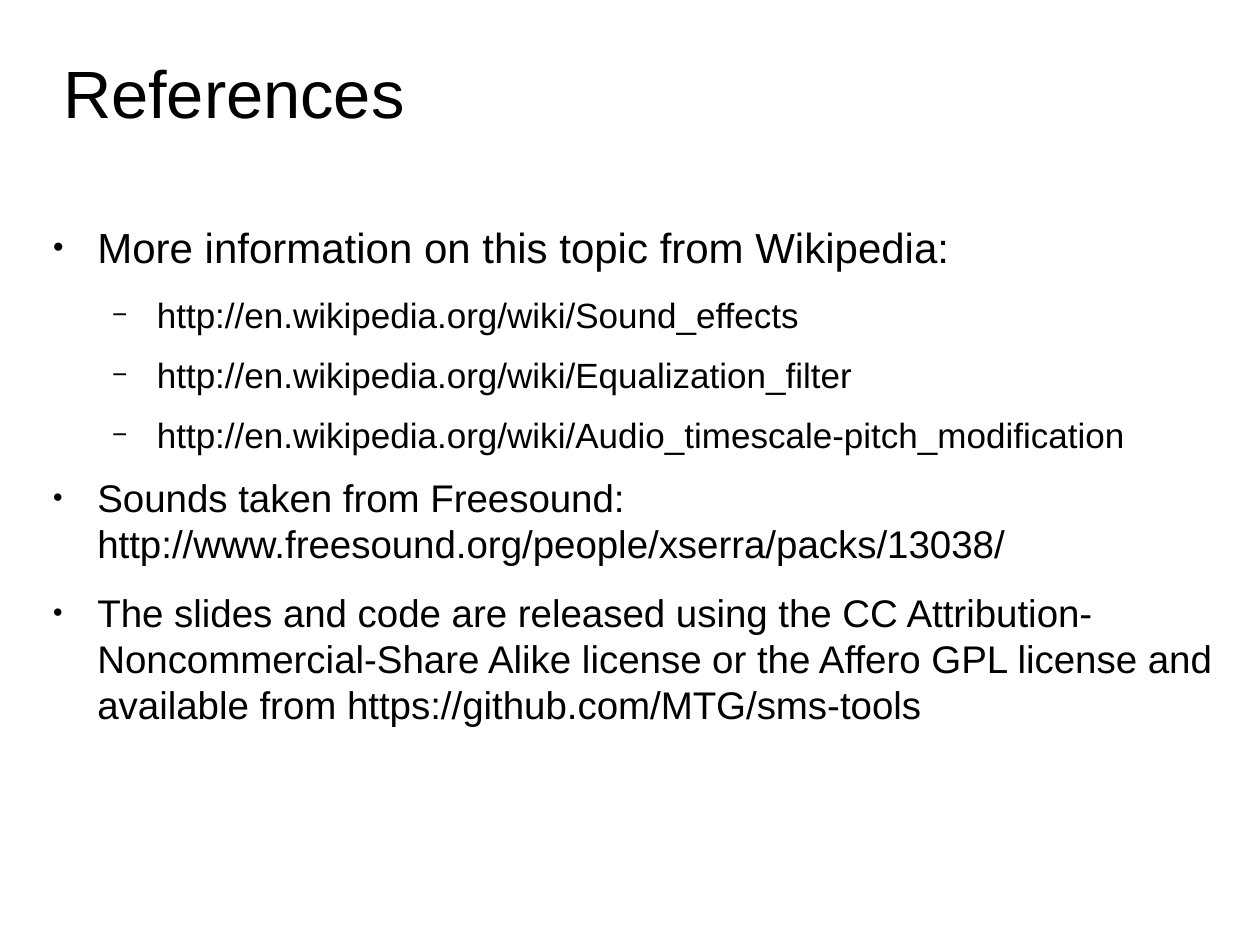
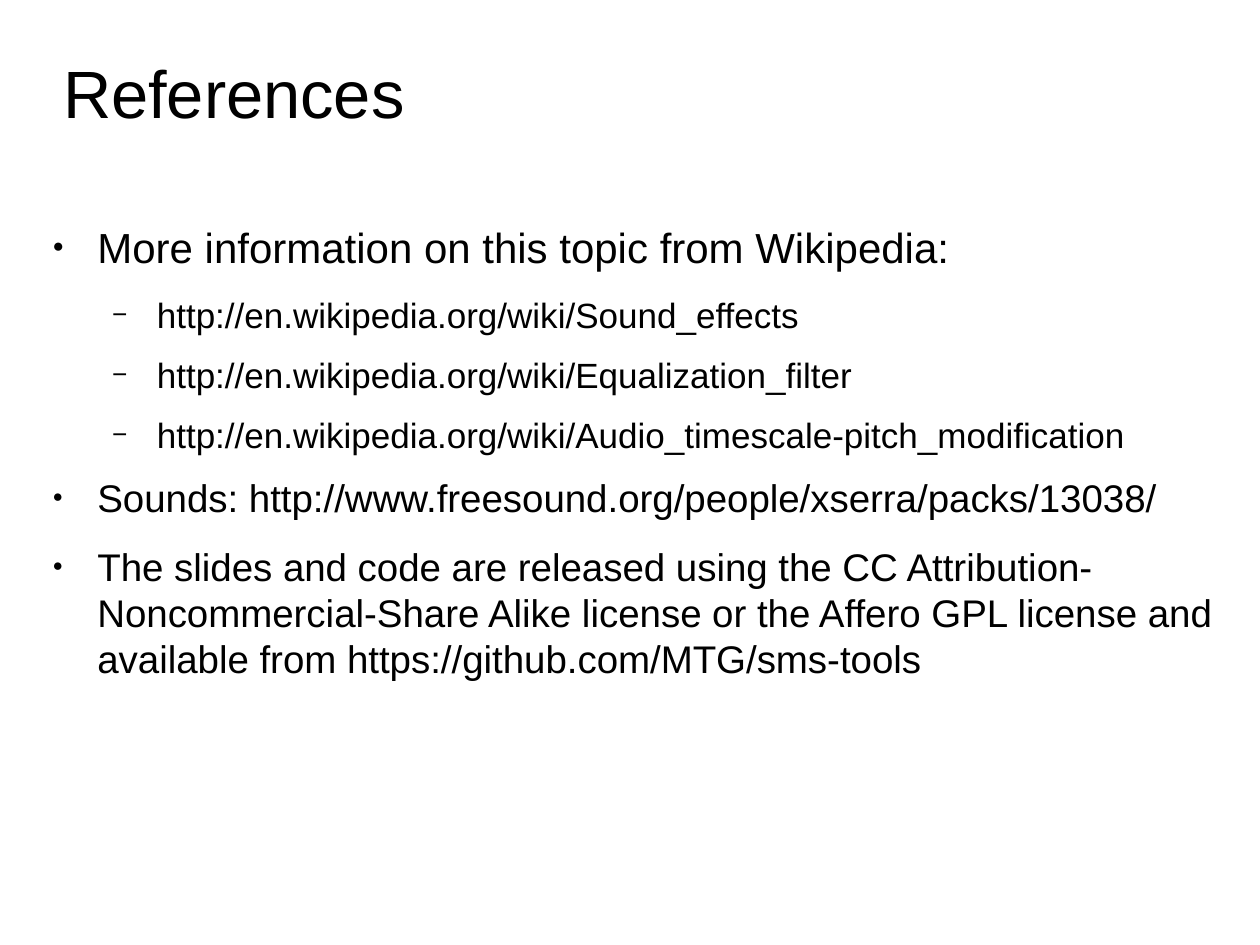
Before and after one commit to hoinx/sms-tools, a slide deck: slide 22 of lectures/8-Sound-transformations/8T1-Sound-transformations-1.odp (slide 14 before the commit). Drawn at 1260x945 pixels with LibreOffice and Linux fonts; fonts in the diff are those of the drawing. Boxes give left, top, right and bottom in pixels: in the first picture for what was removed or moved away, otherwise in the second. Text is boxed around its words. In the diff, an @@ line names an element or a change of style, - is before the commit and + after.

```diff
--- a/lectures/8-Sound-transformations/8T1-Sound-transformations-1.odp
+++ b/lectures/8-Sound-transformations/8T1-Sound-transformations-1.odp
@@ text at [97, 484, 1156, 520]: text changed @@
-● Sounds taken from Freesound: http://www.freesound.org/people/xserra/packs/13038/
+● Sounds: http://www.freesound.org/people/xserra/packs/13038/
```
Also in this commit, not shown: 6 other slides changed, 9 slides added, 1 slide removed, 27 other files.
